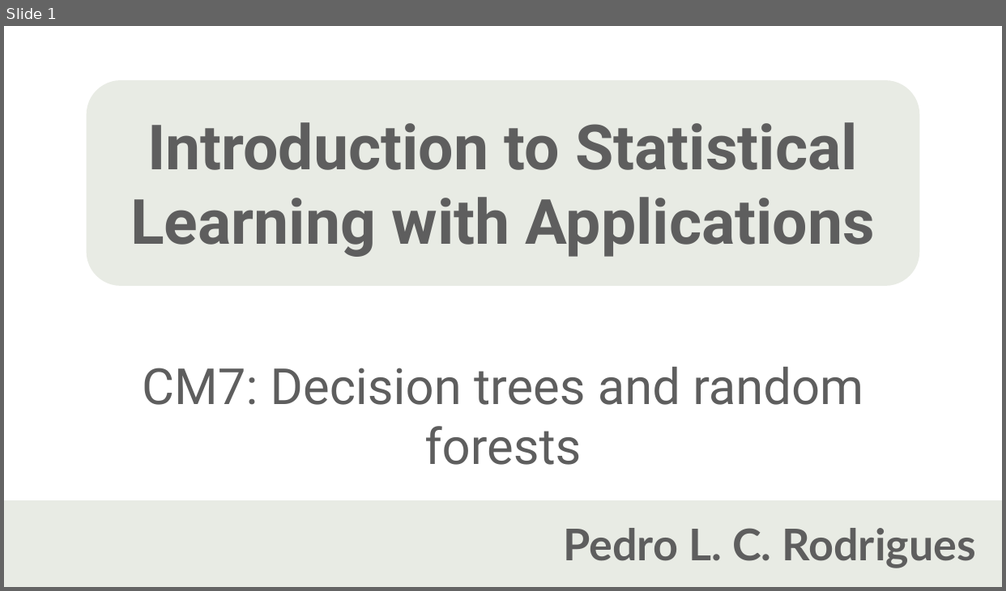
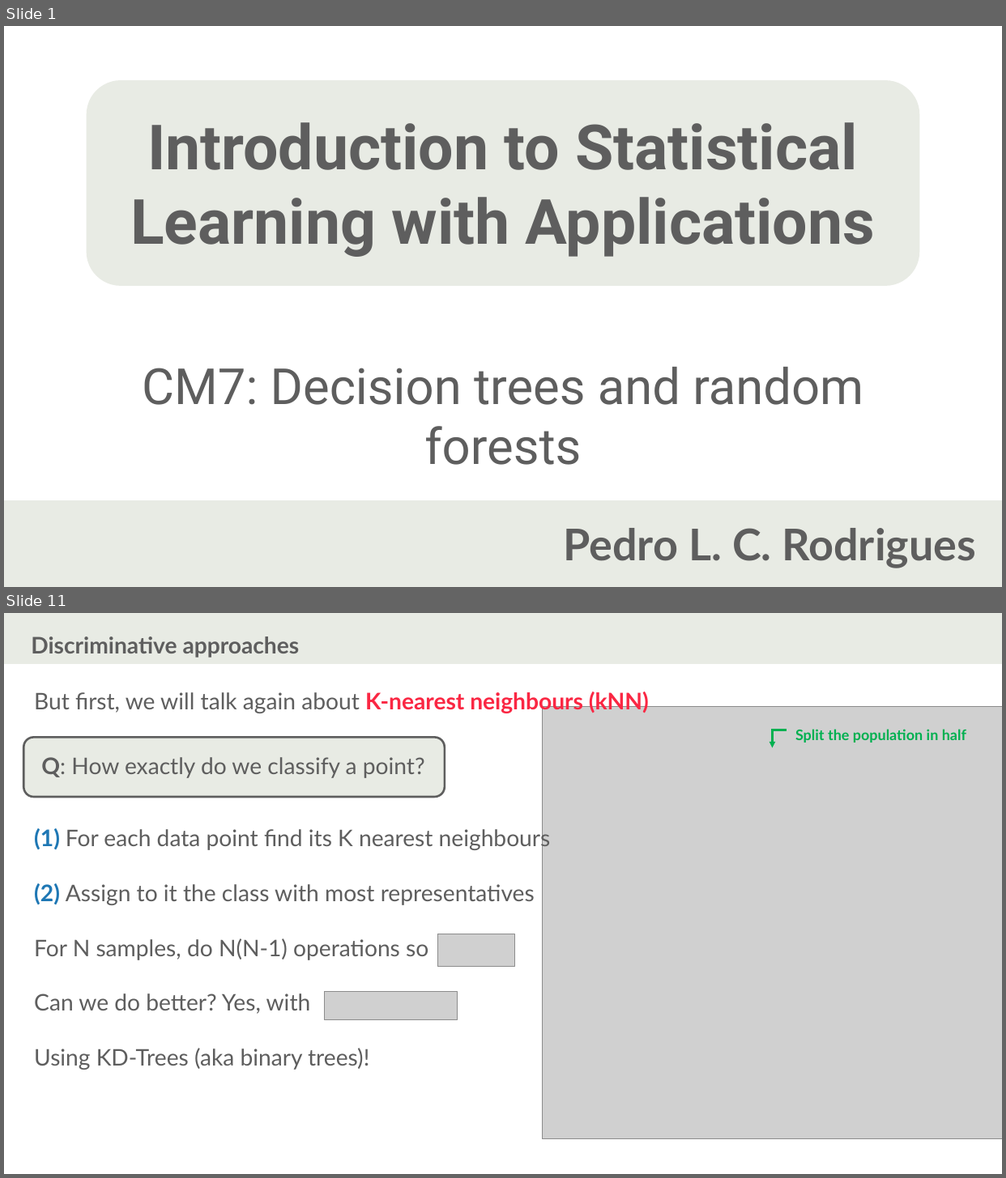
Before and after one commit to ISLA-Grenoble/2024-main, a slide deck: slides/CM07/2023/CM7-draft.pptx. Shown one above the other, each under a label of ours: slide 1 before the commit, slides 1 and 11 after it; the slides between them are not shown. The pictures are 1006x591 and 1006x1178 pixels, drawn with LibreOffice and Linux fonts; fonts in the diff are those of the drawing; grey boxes stand for pictures. Boxes give left, top, right and bottom in pixels: in the first picture for what was removed or moved away, otherwise in the second. Text is boxed around its words. In the diff, an @@ line names an element or a change of style, - is before the commit and + after.

```diff
--- a/slides/CM07/2023/CM7-draft.pptx
+++ b/slides/CM07/2023/CM7-draft.pptx
@@ slide 11 added at <box>4,613,1002,1174</box>, background #FFFFFF @@
@@ rectangle added at <box>4,613,1002,664</box>, fill #E8EBE4 @@
@@ text added at <box>31,636,300,658</box>, 22 pt, text #5E5E5E, bold @@
+Discriminative approaches
@@ text added at <box>34,689,649,713</box>, 22 pt, text #5E5E5E @@
+But first, we will talk again about K-nearest neighbours (kNN)
@@ picture added at <box>543,707,1002,1140</box> @@
@@ elbow arrow added from (786, 729) to (772, 747), #00B050 2 pt @@
@@ text added at <box>795,729,966,743</box>, 14 pt, text #00B050, bold @@
+Split the population in half
@@ rounded rectangle added at <box>23,737,444,797</box>, fill #E8EBE4, outline #5E5E5E 2 pt @@
@@ text added at <box>41,757,425,778</box>, 22 pt, text #5E5E5E @@
+Q: How exactly do we classify a point?
@@ text added at <box>34,827,551,1070</box>, 22 pt, text #5E5E5E @@
+(1) For each data point find its K nearest neighbours
+(2) Assign to it the class with most representatives
+For N samples, do N(N-1) operations so
+Can we do better? Yes, with
+Using KD-Trees (aka binary trees)!
@@ picture added at <box>437,934,514,966</box> @@
@@ picture added at <box>325,992,458,1020</box> @@
```
Also in this commit, not shown: 3 slides changed, 10 other slides added, 6 slides removed, 14 other files.
